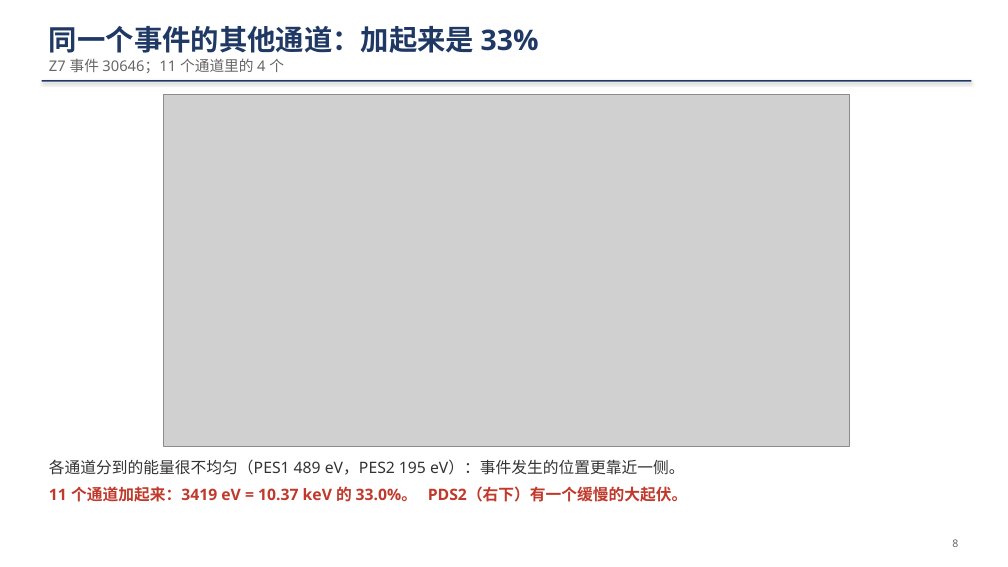
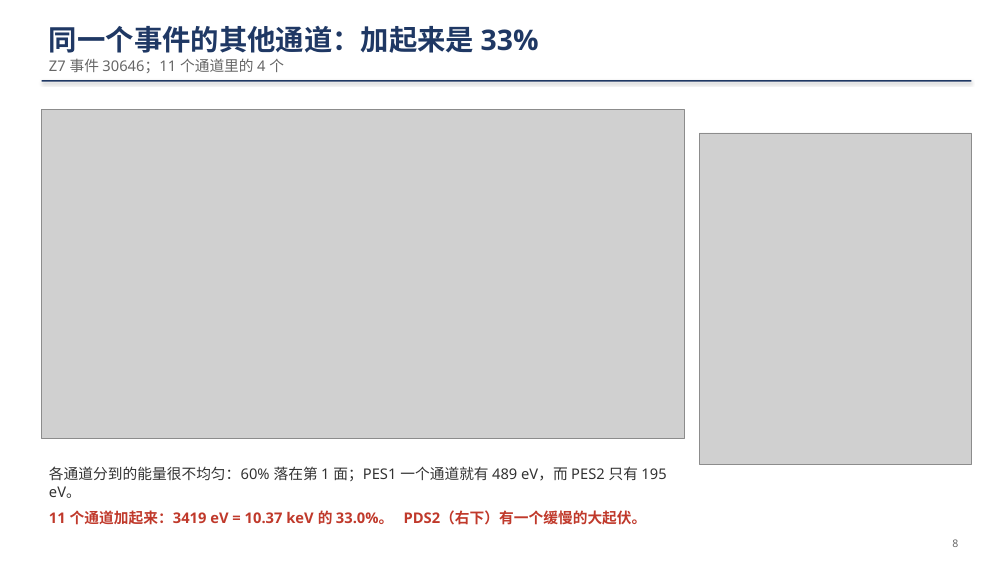
Before and after one commit to ZhihengLi0/urop, a slide deck: slide 8 of snolab/collection_efficiency/presentation/SNOLAB_R4_collection_efficiency_20260910_zh.pptx. Drawn at 1008x567 pixels with LibreOffice and Linux fonts; fonts in the diff are those of the drawing; grey boxes stand for pictures. Boxes give left, top, right and bottom in pixels: in the first picture for what was removed or moved away, otherwise in the second. Text is boxed around its words. In the diff, an @@ line names an element or a change of style, - is before the commit and + after.

```diff
--- a/snolab/collection_efficiency/presentation/SNOLAB_R4_collection_efficiency_20260910_zh.pptx
+++ b/snolab/collection_efficiency/presentation/SNOLAB_R4_collection_efficiency_20260910_zh.pptx
@@ picture: place and size @@
-picture at (163, 95, 849, 446)
+picture at (42, 110, 684, 439)
@@ picture added at (699, 133, 972, 464) @@
@@ text "各通道分到的能量很不均匀：60% 落在第 1 面；PES1 一个通道就有 ...": place and size @@
-text "各通道分到的能量很不均匀：60% 落在第 1 面；PES1 一个通道就有 ..." at (49, 459, 688, 502)
+text "各通道分到的能量很不均匀：60% 落在第 1 面；PES1 一个通道就有 ..." at (49, 466, 666, 525)
@@ text at (49, 466, 666, 498): text changed; size 15 to 14 pt @@
-各通道分到的能量很不均匀（PES1 489 eV，PES2 195 eV）：事件发生的位置更靠近一侧。
+各通道分到的能量很不均匀：60% 落在第 1 面；PES1 一个通道就有 489 eV，而 PES2 只有 195 eV。
@@ text at (49, 510, 647, 525): size 15 to 14 pt in "11 个通道加起来：3419 eV = 10.37 keV 的 ..." @@
```
Also in this commit, not shown: 3 other slides changed, 18 other files.
